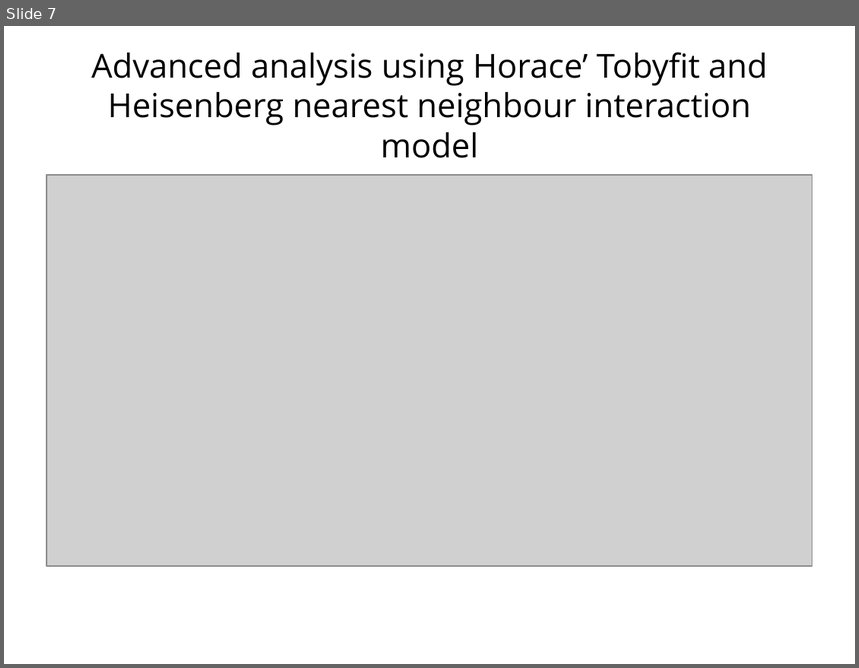
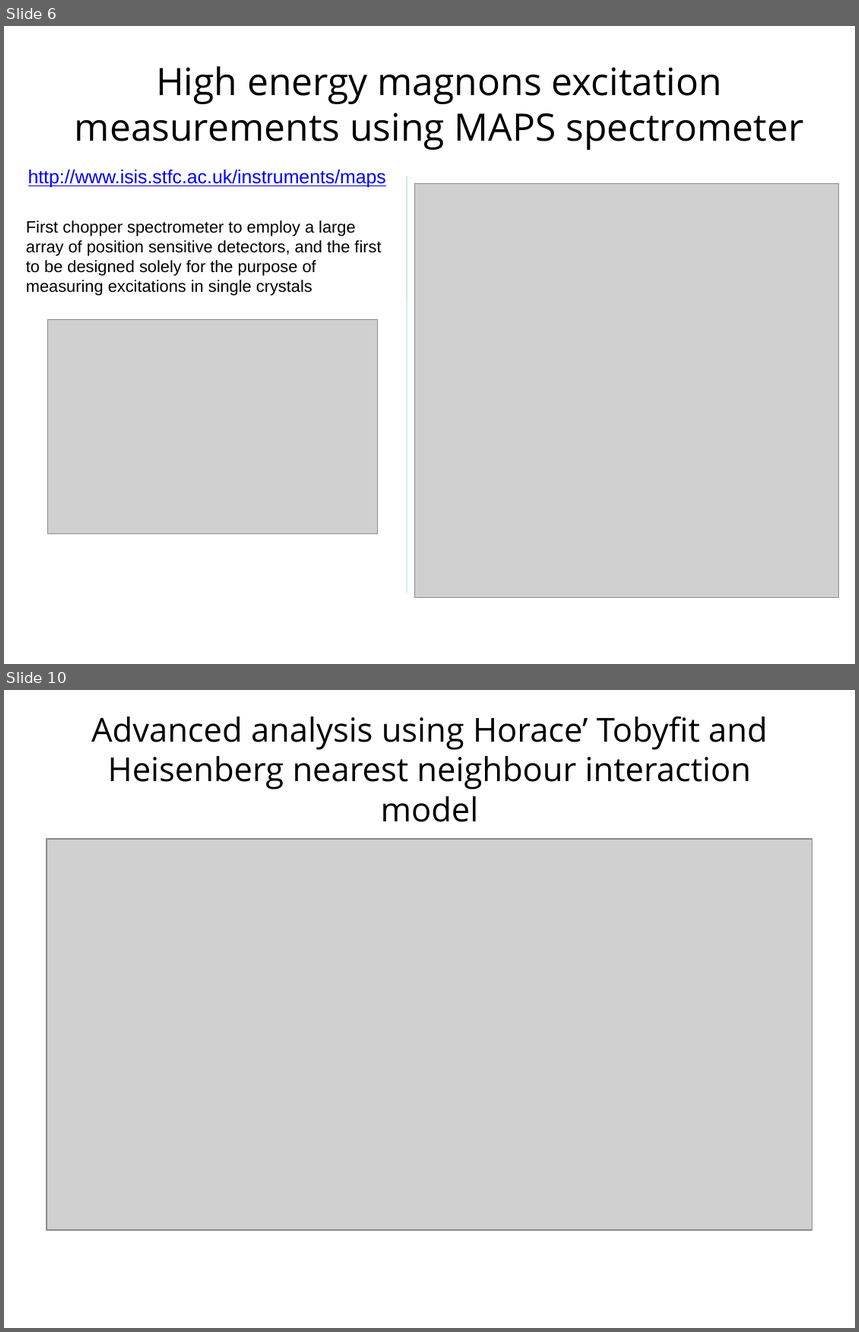
Before and after one commit to abuts/Fe, a slide deck: June2017/Icns2017/ICNS2017.ppt. Shown one above the other, each under a label of ours: slide 7 before the commit, slides 6 and 10 after it; the slides between them are not shown. The pictures are 859x668 and 859x1332 pixels, drawn with LibreOffice and Linux fonts; fonts in the diff are those of the drawing; grey boxes stand for pictures; background and template pictures are left out. Boxes give left, top, right and bottom in pixels: in the first picture for what was removed or moved away, otherwise in the second. Text is boxed around its words. In the diff, an @@ line names an element or a change of style, - is before the commit and + after.

```diff
--- a/June2017/Icns2017/ICNS2017.ppt
+++ b/June2017/Icns2017/ICNS2017.ppt
@@ slide 6 added at (4,26,855,664), background #FFFFFF @@
@@ title added at (75,66,804,150), 32 pt, text #000000 @@
+High energy magnons excitation measurements using MAPS spectrometer
@@ text added at (28,170,386,187), 16 pt, text #0000FF, underline @@
+http://www.isis.stfc.ac.uk/instruments/maps
@@ line added from (407, 176) to (407, 593), #B6DCDF 0.74 pt @@
@@ picture added at (415,183,839,598) @@
@@ text added at (26,221,381,296), 14 pt, text #000000 @@
+First chopper spectrometer to employ a large array of position sensitive detectors, and the first to be designed solely for the purpose of measuring excitations in single crystals
@@ picture added at (47,319,378,534) @@
@@ what was slide 7 is now slide 10 @@
```
Also in this commit, not shown: 4 slides changed, 4 other slides added, 2 slides removed.
